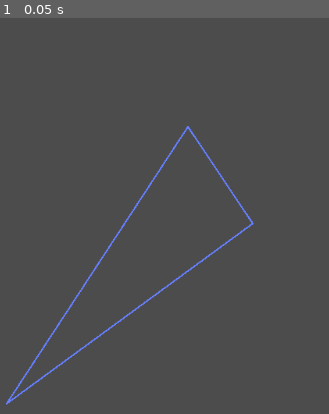
Above: before the commit, frame 1.
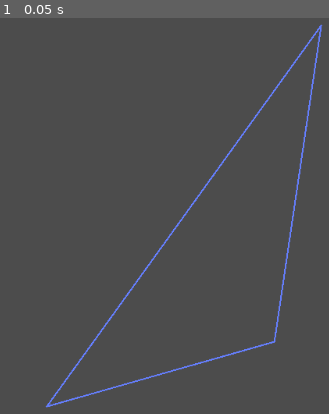
Above: after the commit, the same moment.

Repository: silvanocerza/tangler
Game: Godot game, scene res://Main.tscn
The game is run twice, just before and just after one commit, with the same random seed, the same clock (stepped at 60 frames per second) and the same inputs.
Inputs:
- Up to frame 1 (0.05 s): no input

The runs differ from the first frame. In frame 1, 3.0% of the frame differs, in the area x 1-99%, y 1-99%.

Commit message:
Implemented intersection method

Diff:
--- a/Main.gd
+++ b/Main.gd
@@ -1,13 +1,13 @@
 extends Node2D
 
-var max_x: int
-var max_y: int
+var max_x: float
+var max_y: float
 var graph: Graph
 
 # Called when the node enters the scene tree for the first time.
 func _ready() -> void:
-	max_x = int(get_viewport().size[0])
-	max_y = int(get_viewport().size[1])
+	max_x = get_viewport().size[0]
+	max_y = get_viewport().size[1]
 	graph = load("res://Graph.gd").new()
 	add_child(graph)
 	create_triangles()
@@ -16,13 +16,44 @@
 	randomize()
 	var vertices := []
 	for i in range(0, 3):
-		var x: int = randi() % max_x
-		var y: int = randi() % max_y
+		var x: float = rand_range(0, max_x)
+		var y: float = rand_range(0, max_y)
 		vertices.append(Vector2(x, y))
 
 	for i in range(0, len(vertices)):
 		graph.add_edge(vertices[i-1], vertices[i])
 
+func intersect(a: Line2D, b: Line2D) -> Dictionary:
+	var a0: Vector2 = a.get_point_position(0)
+	var a1: Vector2 = a.get_point_position(1)
+	var b0: Vector2 = b.get_point_position(0)
+	var b1: Vector2 = b.get_point_position(1)
+
+	var sa: Vector2 = a1 - a0
+	var sb: Vector2 = b1 - b0
+	var cross: float = sa.cross(sb)
+
+	# TODO: Handled cross == 0
+	if abs(cross) <= 0:
+		return {'intersect': false}
+
+	var ba: Vector2 = a0 - b0
+	var q: float = sa.cross(ba) / cross
+	var p: float = sb.cross(ba) / cross
+
+	var intersect: bool = p >= 0 && p <= 1 && q >= 0 && q <= 1
+	return {'intersect': intersect, 'res': Vector2(p, q)}
+
 # Called every frame. 'delta' is the elapsed time since the previous frame.
 func _process(delta) -> void:
-	pass
+	randomize()
+	var candidate := Line2D.new()
+	for i in range(0, 2):
+		var x: float = rand_range(0, max_x)
+		var y: float = rand_range(0, max_y)
+		candidate.add_point(Vector2(x, y))
+
+	var edges: Array = graph.get_edges()
+	var random_edge: Line2D = edges[randi() % edges.size()]
+
+	intersect(candidate, random_edge)
